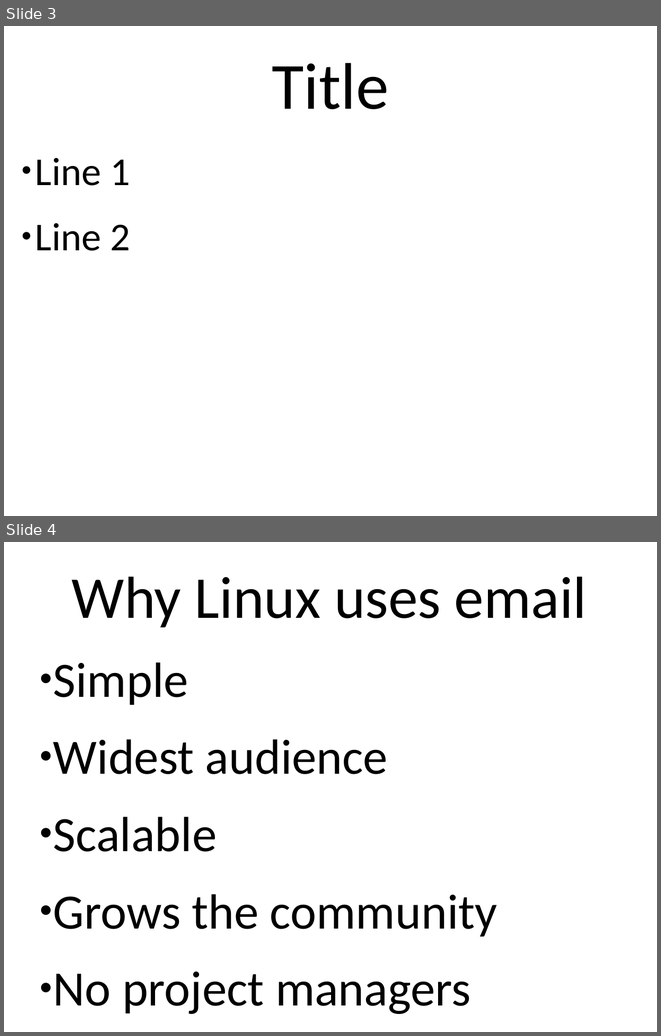
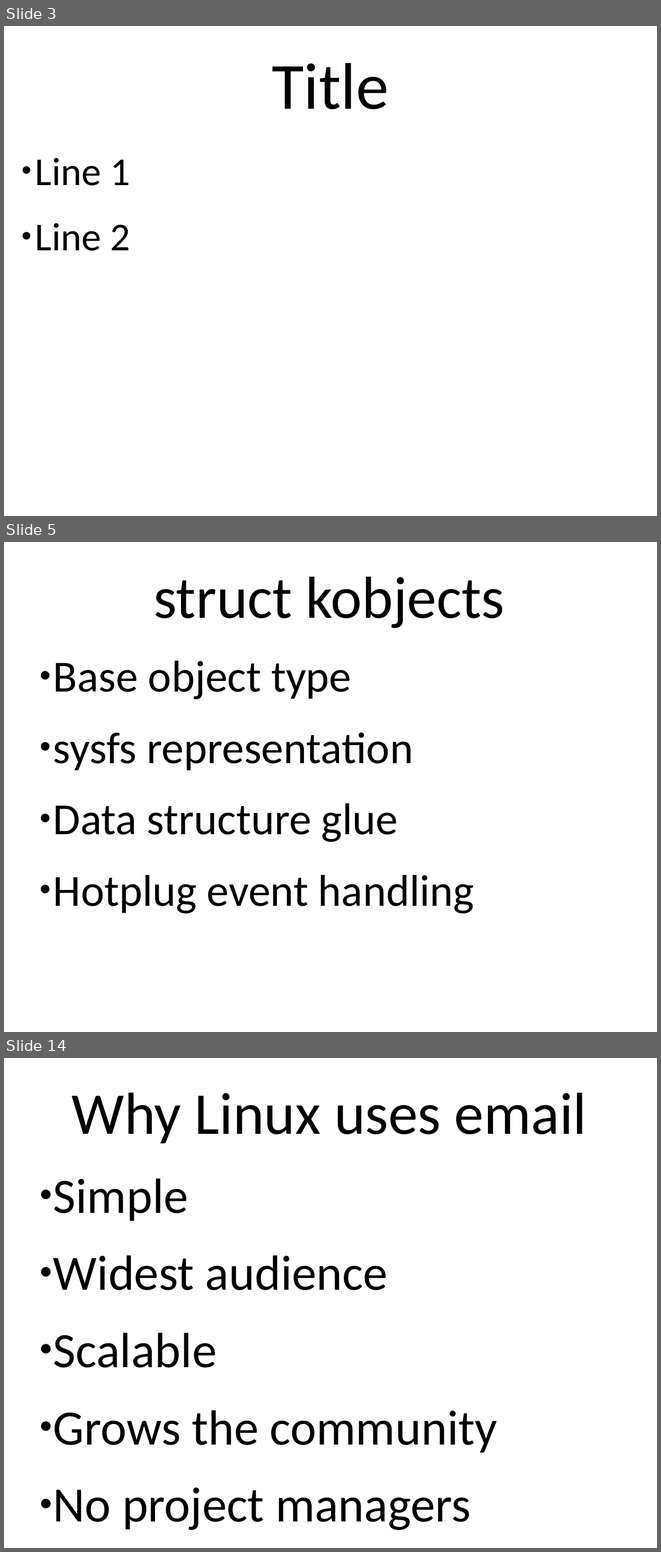
Before and after one commit to gregkh/presentation-driver-model, a slide deck: driver-model.odp. Shown one above the other, each under a label of ours: slides 3 and 4 before the commit, slides 3, 5 and 14 after it; the slides between them are not shown. The pictures are 661x1036 and 661x1552 pixels, drawn with LibreOffice and Linux fonts; fonts in the diff are those of the drawing. Boxes give left, top, right and bottom in pixels: in the first picture for what was removed or moved away, otherwise in the second. Text is boxed around its words. In the diff, an @@ line names an element or a change of style, - is before the commit and + after.

```diff
--- a/driver-model.odp
+++ b/driver-model.odp
@@ slide 5 added at (4,542,657,1032), background #FFFFFF @@
@@ text added at (153,576,505,628), 72 pt, text #000000 @@
+struct kobjects
@@ text added at (53,660,474,914), 54 pt, text #000000 @@
+● Base object type
+● sysfs representation
+● Data structure glue
+● Hotplug event handling
@@ what was slide 4 is now slide 14 @@
```
Also in this commit, not shown: 9 other slides added.
